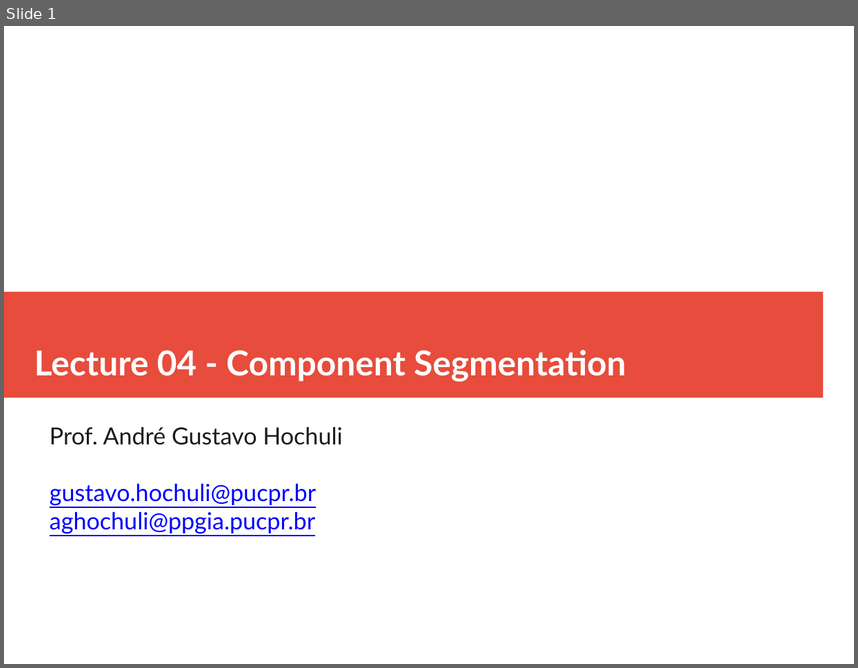
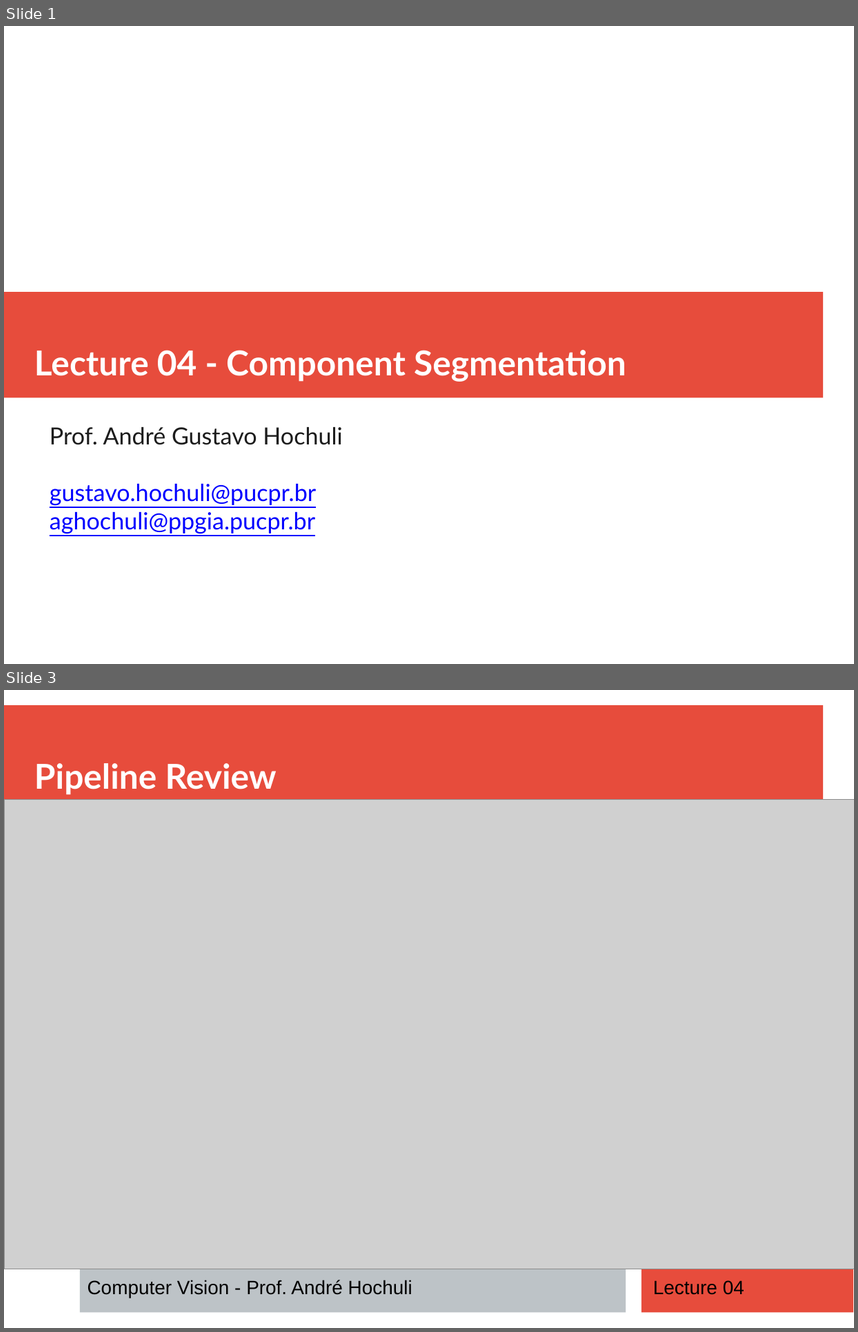
Before and after one commit to andrehochuli/teaching, a slide deck: ComputerVision/Lecture 04 - Finding Components/Lecture 04 - Component Segmentation.pptx. Shown one above the other, each under a label of ours: slide 1 before the commit, slides 1 and 3 after it; the slides between them are not shown. The pictures are 858x668 and 858x1332 pixels, drawn with LibreOffice and Linux fonts; fonts in the diff are those of the drawing; grey boxes stand for pictures. Boxes give left, top, right and bottom in pixels: in the first picture for what was removed or moved away, otherwise in the second. Text is boxed around its words. In the diff, an @@ line names an element or a change of style, - is before the commit and + after.

```diff
--- a/ComputerVision/Lecture 04 - Finding Components/Lecture 04 - Component Segmentation.pptx
+++ b/ComputerVision/Lecture 04 - Finding Components/Lecture 04 - Component Segmentation.pptx
@@ slide 3 added at [4,690,854,1328], background #FFFFFF @@
@@ rectangle added at [4,705,823,811], fill #E74C3C @@
@@ text added at [34,763,277,795], 32 pt, text #FFFFFF, bold @@
+Pipeline Review
@@ picture added at [5,799,854,1268] @@
@@ rectangle added at [80,1267,626,1312], fill #BDC3C7 @@
@@ rectangle added at [642,1267,854,1312], fill #E74C3C @@
@@ text added at [87,1279,412,1297], 18 pt, text #000000 @@
+Computer Vision - Prof. André Hochuli
@@ text added at [653,1280,744,1294], 18 pt, text #000000 @@
+Lecture 04
```
Also in this commit, not shown: 9 slides changed, 1 other file.
